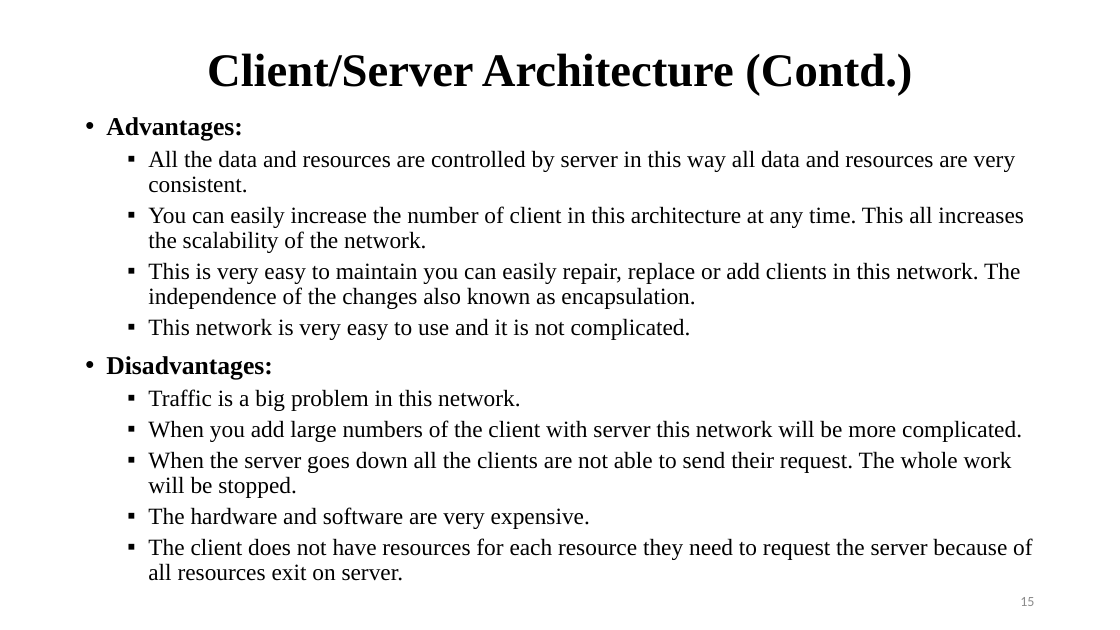
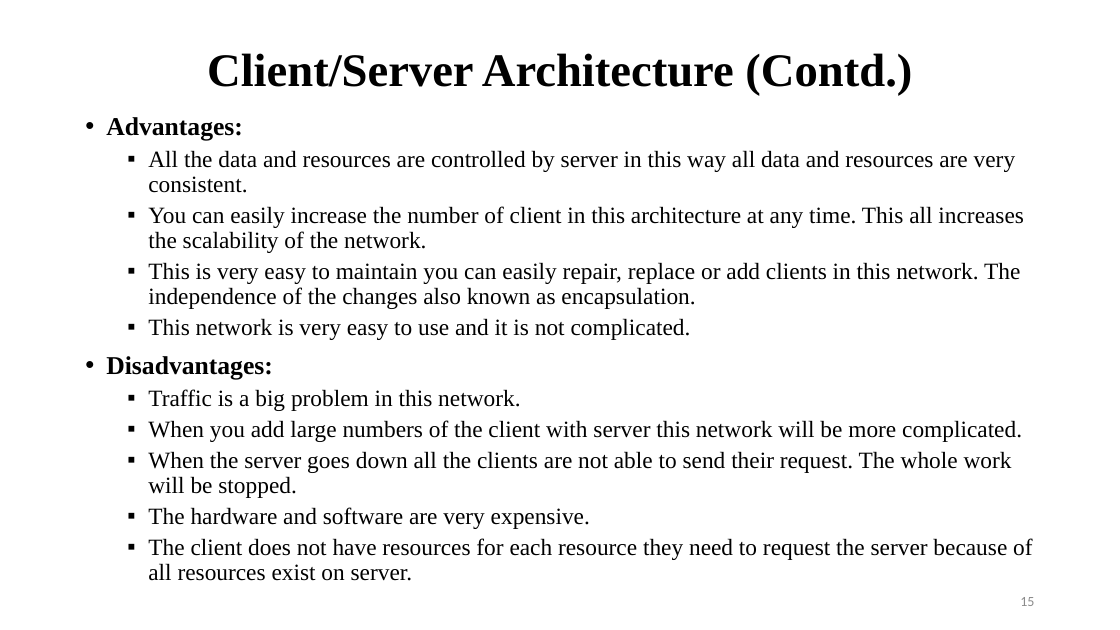
Before and after one commit to avinashmaskey22/BCA-3rd-WEB, a slide deck: slide 15 of Unit Two.pptx. Drawn at 1120x630 pixels with LibreOffice and Linux fonts; fonts in the diff are those of the drawing. Boxes give left, top, right and bottom in pixels: in the first picture for what was removed or moved away, otherwise in the second. Text is boxed around its words. In the diff, an @@ line names an element or a change of style, - is before the commit and + after.

```diff
--- a/Unit Two.pptx
+++ b/Unit Two.pptx
@@ text at [148, 538, 1032, 581]: text changed @@
-  ▪ The client does not have resources for each resource they need to request the server because of all resources exit on server.
+  ▪ The client does not have resources for each resource they need to request the server because of all resources exist on server.
```
Also in this commit, not shown: 6 other slides changed, 2 other files.
